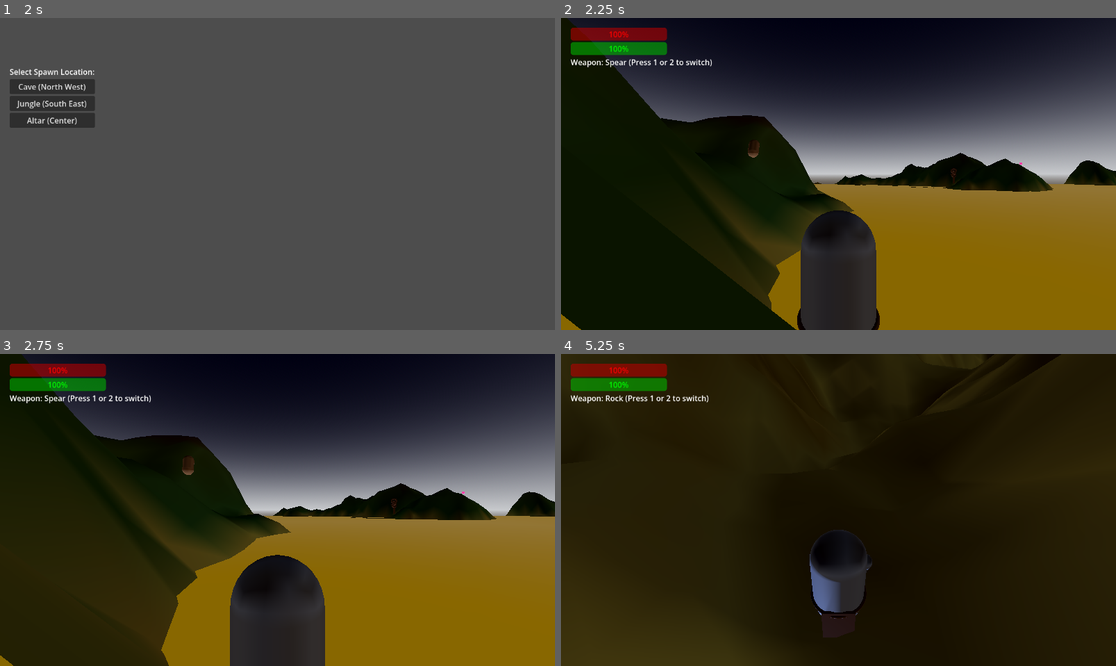
Above: before the commit, frames 1-4 (two rows, left to right).
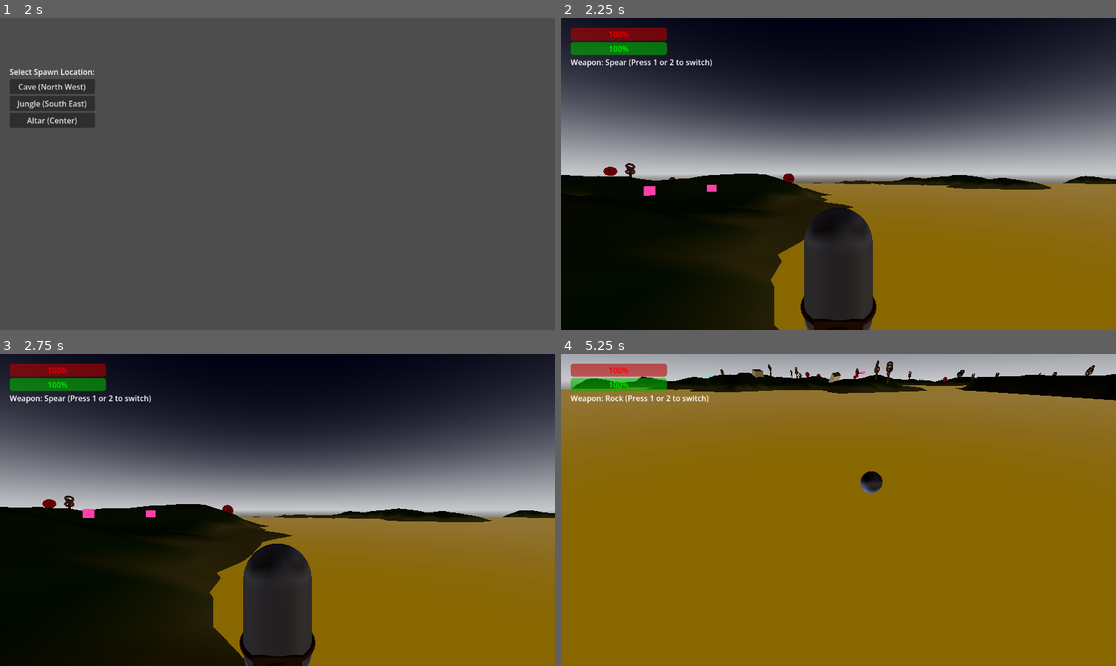
Above: after the commit, the same moments.

Repository: travist89/SpearMan
Game: Godot game, scene res://World.tscn
Same seed, same stepped clock (60 frames per second), same inputs: the game is played once before the commit and once after it. The project has no main scene, so this scene is started directly.
Inputs (mouse positions are in pixels of both pictures, inside the frame that each line leads up to):
- Up to frame 1 (2 s): tap Enter (ui_accept) at 0.5, 0.77 s; move the mouse to (399, 158) at 0.52 s; press the mouse at (399, 158) at 0.53 s; hold Right (ui_right) 0.53-1.25 s; release the mouse at (399, 158) at 1.25 s; click "Host" at 1.25 s
- Up to frame 2 (2.25 s): click "Cave (North West)" at 2 s
- Up to frame 3 (2.75 s): no input
- Up to frame 4 (5.25 s): move the mouse to (810, 510) at 2.77 s; hold Up (ui_up) from 2.78 s (still down); tap 1 at 2.85 s; tap Enter (ui_accept) at 3.02, 4.52 s; move the mouse to (849, 503) at 3.52 s; hold 2 3.53-4.28 s; move the mouse to (832, 516) at 4.27 s; tap Shift at 4.35 s; move the mouse to (877, 513) at 5.02 s; press the mouse at (877, 513) at 5.03 s

Frame 1 is identical in both runs. In frame 2, 15% of the frame differs, in the area x 0-100%, y 0-100%; in frame 3, 33%; in frame 4, 98%.

Commit message:
v1.3 Release: Flatter terrain and high-jump player movement

Diff:
--- a/Mammoth.tscn
+++ b/Mammoth.tscn
@@ -8,7 +8,6 @@
 
 [sub_resource type="StandardMaterial3D" id="StandardMaterial3D_fur"]
 albedo_color = Color(0.3, 0.2, 0.1, 1)
-roughness = 1.0
 
 [sub_resource type="CapsuleMesh" id="CapsuleMesh_body"]
 material = SubResource("StandardMaterial3D_fur")
@@ -17,7 +16,7 @@
 
 [sub_resource type="BoxMesh" id="BoxMesh_head"]
 material = SubResource("StandardMaterial3D_fur")
-size = Vector3(1.5, 1.5, 2.0)
+size = Vector3(1.5, 1.5, 2)
 
 [sub_resource type="StandardMaterial3D" id="StandardMaterial3D_ivory"]
 albedo_color = Color(0.9, 0.9, 0.8, 1)
@@ -27,7 +26,6 @@
 material = SubResource("StandardMaterial3D_ivory")
 top_radius = 0.1
 bottom_radius = 0.2
-height = 2.0
 
 [sub_resource type="SceneReplicationConfig" id="SceneReplicationConfig_m"]
 properties/0/path = NodePath(".:position")
@@ -40,28 +38,28 @@
 properties/2/spawn = true
 properties/2/replication_mode = 2
 
-[node name="Mammoth" type="CharacterBody3D"]
+[node name="Mammoth" type="CharacterBody3D" unique_id=1448199783]
 script = ExtResource("1_mammoth")
 
-[node name="CollisionShape3D" type="CollisionShape3D" parent="."]
-transform = Transform3D(1, 0, 0, 0, -4.37114e-08, -1, 0, 1, -4.37114e-08, 0, 2, 0)
+[node name="CollisionShape3D" type="CollisionShape3D" parent="." unique_id=1327181917]
+transform = Transform3D(-0.9999825, -0.005916712, 2.5862776e-10, 0, -4.37114e-08, -1, 0.005916712, -0.9999825, 4.371063e-08, 0.002958356, 2, 1.0176032)
 shape = SubResource("CapsuleShape3D_m")
 
-[node name="Body" type="MeshInstance3D" parent="."]
-transform = Transform3D(1, 0, 0, 0, -4.37114e-08, -1, 0, 1, -4.37114e-08, 0, 2, 0)
+[node name="Body" type="MeshInstance3D" parent="." unique_id=1509372251]
+transform = Transform3D(-0.9999825, -0.005916712, 2.5862776e-10, 0, -4.37114e-08, -1, 0.005916712, -0.9999825, 4.371063e-08, 0.002958356, 2, 1.0176032)
 mesh = SubResource("CapsuleMesh_body")
 
-[node name="Head" type="MeshInstance3D" parent="."]
-transform = Transform3D(1, 0, 0, 0, 1, 0, 0, 0, 1, 0, 3.5, 1.5)
+[node name="Head" type="MeshInstance3D" parent="." unique_id=1371691236]
+transform = Transform3D(-0.9999825, 0, -0.005916712, 0, 1, 0, 0.005916712, 0, -0.9999825, -0.005916712, 3.5, -0.4823705)
 mesh = SubResource("BoxMesh_head")
 
-[node name="TuskLeft" type="MeshInstance3D" parent="Head"]
+[node name="TuskLeft" type="MeshInstance3D" parent="Head" unique_id=322081414]
 transform = Transform3D(1, 0, 0, 0, 0.5, 0.866025, 0, -0.866025, 0.5, -0.5, -0.5, 1.2)
 mesh = SubResource("CylinderMesh_tusk")
 
-[node name="TuskRight" type="MeshInstance3D" parent="Head"]
+[node name="TuskRight" type="MeshInstance3D" parent="Head" unique_id=1017374127]
 transform = Transform3D(1, 0, 0, 0, 0.5, 0.866025, 0, -0.866025, 0.5, 0.5, -0.5, 1.2)
 mesh = SubResource("CylinderMesh_tusk")
 
-[node name="MultiplayerSynchronizer" type="MultiplayerSynchronizer" parent="."]
+[node name="MultiplayerSynchronizer" type="MultiplayerSynchronizer" parent="." unique_id=828355395]
 replication_config = SubResource("SceneReplicationConfig_m")
--- a/Player.gd
+++ b/Player.gd
@@ -2,7 +2,7 @@
 
 @export var speed = 5.0
 @export var sprint_speed = 10.0
-@export var jump_velocity = 4.5
+@export var jump_velocity = 10.0 # Increased jump height
 @export var mouse_sensitivity = 0.003
 @export var throw_force = 45.0
 @export var spear_scene: PackedScene
--- a/World.gd
+++ b/World.gd
@@ -14,7 +14,7 @@
 # Environment
 var noise = FastNoiseLite.new()
 var terrain_size = 250.0
-var terrain_height = 20.0
+var terrain_height = 6.0 # Much flatter terrain
 var terrain_resolution = 120
 var lake_level = 0.0
 
@@ -26,6 +26,7 @@
 var world_env: WorldEnvironment
 
 var spawner: MultiplayerSpawner
+var spawn_id_counter = 0
 
 func _ready():
 	spawner = MultiplayerSpawner.new()
@@ -239,10 +240,11 @@
 	# Dispatch to correct spawn logic based on data type
 	if data.has("id"):
 		return _spawn_player_impl(data)
-	elif data.has("is_big"):
-		return _spawn_enemy(data)
-	elif data.has("type") and data["type"] == "mammoth":
-		return _spawn_mammoth(data)
+	elif data.has("is_big") or (data.has("type") and data["type"] == "mammoth"):
+		if data.has("type") and data["type"] == "mammoth":
+			return _spawn_mammoth(data)
+		else:
+			return _spawn_enemy(data)
 	return null
 
 func _spawn_player_impl(data):
@@ -291,19 +293,22 @@
 func _spawn_enemy(data):
 	var pos = data["pos"]
 	var is_big = data["is_big"]
+	var spawn_id = data["spawn_id"]
 
 	var enemy = enemy_scene.instantiate()
+	# Explicitly name the node with a unique ID to prevent path collisions
+	enemy.name = "Enemy_" + str(spawn_id)
 	enemy.position = pos
 	enemy.is_big = is_big
-
-	if is_big:
-		enemy.name = "BigEnemy" # Godot handles duplicate names (BigEnemy2, etc.)
-
 	return enemy
 
 func _spawn_mammoth(data):
 	var pos = data["pos"]
+	var spawn_id = data["spawn_id"]
+
 	var mammoth = mammoth_scene.instantiate()
+	# Explicitly name the node with a unique ID to prevent path collisions
+	mammoth.name = "Mammoth_" + str(spawn_id)
 	mammoth.position = pos
 	return mammoth
 
@@ -383,9 +388,8 @@
 		create_enemy_at(Vector3(x, y + 2.0, z), true)
 
 func create_enemy_at(pos, is_big):
-	# Use spawner with custom data to spawn enemies
-	# This ensures 'is_big' property is set on both server and client at spawn time
-	spawner.spawn({"pos": pos, "is_big": is_big})
+	spawn_id_counter += 1
+	spawner.spawn({"pos": pos, "is_big": is_big, "spawn_id": spawn_id_counter})
 
 func scatter_mammoths(count):
 	for i in range(count):
@@ -394,7 +398,8 @@
 		create_mammoth_at(Vector3(x, y + 2.0, z)) # Spawn higher up
 
 func create_mammoth_at(pos):
-	spawner.spawn({"pos": pos, "type": "mammoth"})
+	spawn_id_counter += 1
+	spawner.spawn({"pos": pos, "type": "mammoth", "spawn_id": spawn_id_counter})
 
 var spawn_timer = 0.0
 var spawn_interval = 1.0 # Spawn every 1 second (much faster)
Not shown: 1 places in Mammoth.tscn that only renumber resources
Not shown, changed: GODOT_NETWORKING_DOCS.md
